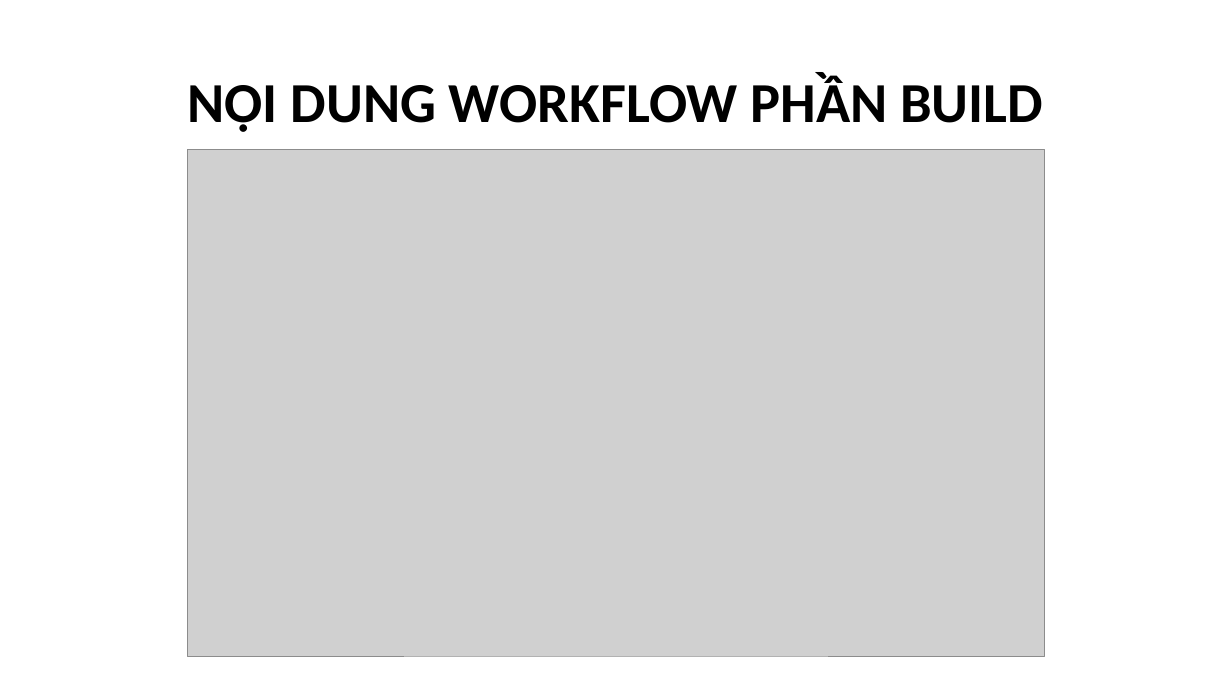
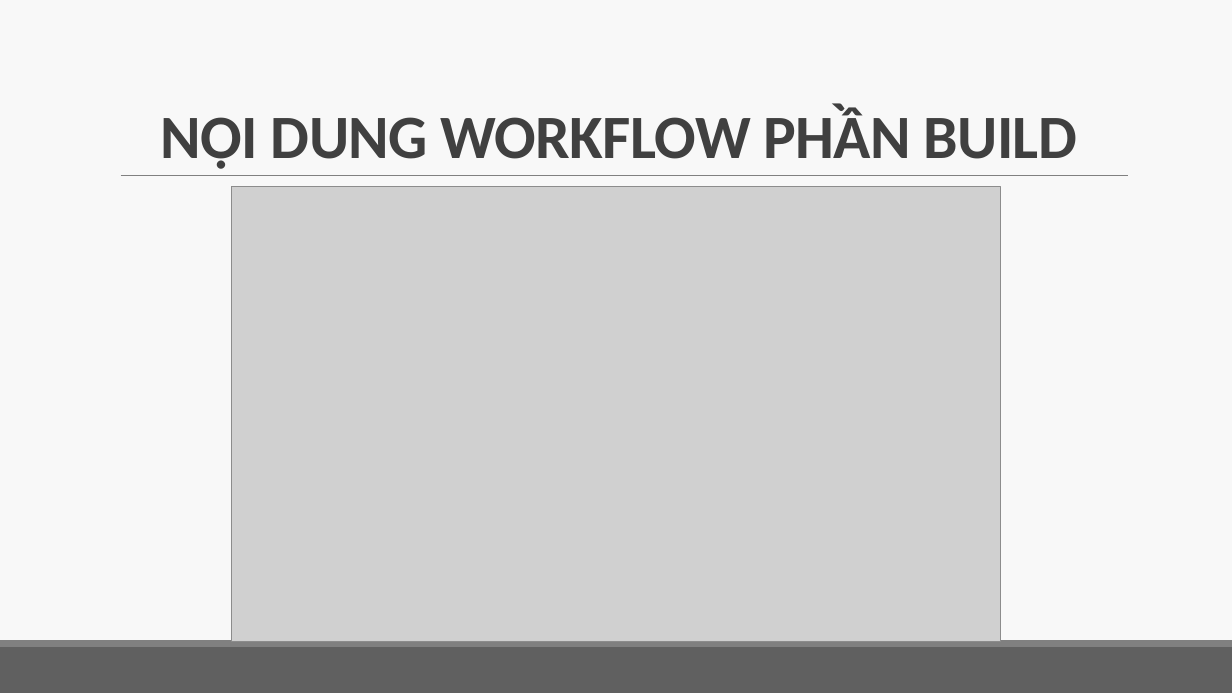
Before and after one commit to qly6/AuthApp, a slide deck: slide 17 of AuthApp.pptx. Drawn at 1232x693 pixels with LibreOffice and Linux fonts; fonts in the diff are those of the drawing; grey boxes stand for pictures. Boxes give left, top, right and bottom in pixels: in the first picture for what was removed or moved away, otherwise in the second. Text is boxed around its words. In the diff, an @@ line names an element or a change of style, - is before the commit and + after.

```diff
--- a/AuthApp.pptx
+++ b/AuthApp.pptx
@@ background #FFFFFF to #F8F8F8 @@
@@ title "NỘI DUNG WORKFLOW PHẦN BUILD": place and size @@
-title "NỘI DUNG WORKFLOW PHẦN BUILD" at bbox=[188, 74, 1043, 132]
+title "NỘI DUNG WORKFLOW PHẦN BUILD" at bbox=[161, 107, 1077, 169]
@@ title "NỘI DUNG WORKFLOW PHẦN BUILD" at bbox=[161, 107, 1077, 169]: size 44 to 48 pt, text colour #000000 to #404040, letter spacing 0 to -0.5 pt; line spacing 0.9 to 0.85; vertical alignment middle to bottom @@
@@ line added from (121, 176) to (1128, 176), #808080 0.5 pt @@
@@ picture: place and size @@
-picture at bbox=[188, 150, 1045, 656]
+picture at bbox=[232, 187, 1001, 641]
@@ rectangle added at bbox=[0, 647, 1232, 693], fill #606060 @@
@@ rectangle added at bbox=[0, 640, 1232, 647], fill #808080 @@
```
Also in this commit, not shown: 18 other slides changed, 2 slides added, 2 slides removed.
